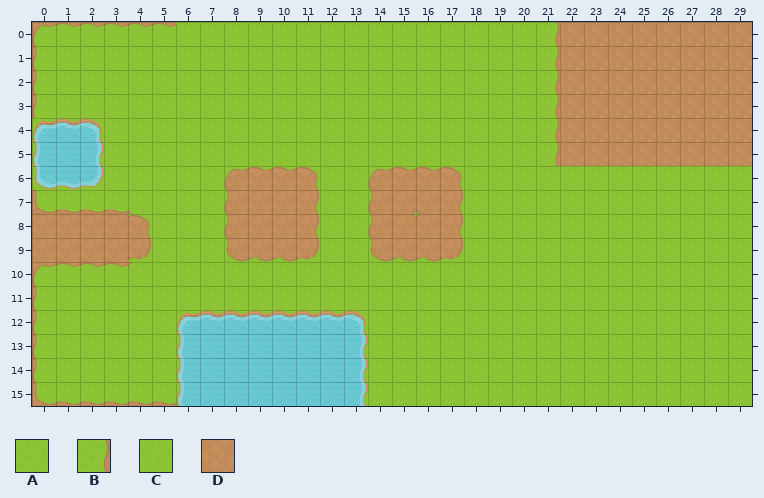
Tiled map -- Assets/map/map1.tmx. Above: the version before the commit.
Cells are 32x32 px. Shown: x 0..29, y 0..15.
Key: from "Main": A 21, B 22, C 43, D 145.
_ is an empty cell.
Layer "Tile Layer 1" before, first column x 18:
0 AAABDDDDDDDD
1 CCABDDDDDDDD
2 CCABDDDDDDDD
3 CCABDDDDDDDD
4 CCCBDDDDDDDD
5 CCCBDDDDDDDD
6 CCCCCCCCCCCC
7 CCCCCCCCCCCC
After:
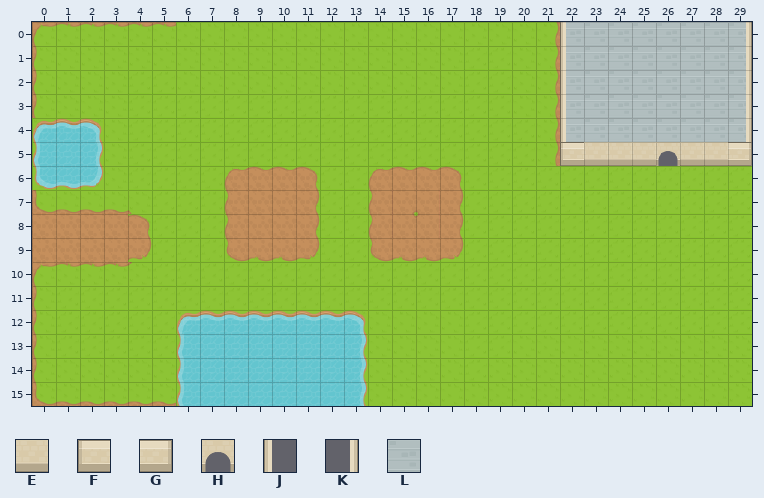
Further tiles: from "Main": E 60, F 81, G 83, H 105, J 107, K 108, L 110.
Tiles of an added or newly shown layer are drawn over the layers below it.
Edits made:
{"where": "layer \"Tile Layer 1\""}
{"y":0,"x":22,"old":"DDDDDDDD","new":"LLLLLLLL"}
{"y":1,"x":22,"old":"DDDDDDDD","new":"LLLLLLLL"}
{"y":2,"x":22,"old":"DDDDDDDD","new":"LLLLLLLL"}
{"y":3,"x":22,"old":"DDDDDDDD","new":"LLLLLLLL"}
{"y":4,"x":22,"old":"DDDDDDDD","new":"LLLLLLLL"}
{"y":5,"x":22,"old":"DDDDDDDD","new":"FEEEHEEG"}
{"where": "layer \"Tile Layer 2\" (added)"}
{"y":0,"x":22,"old":"_","new":"J"}
{"y":0,"x":29,"old":"_","new":"K"}
{"y":1,"x":22,"old":"_","new":"J"}
{"y":1,"x":29,"old":"_","new":"K"}
{"y":2,"x":22,"old":"_","new":"J"}
{"y":2,"x":29,"old":"_","new":"K"}
{"y":3,"x":22,"old":"_","new":"J"}
{"y":3,"x":29,"old":"_","new":"K"}
{"y":4,"x":22,"old":"_","new":"J"}
{"y":4,"x":29,"old":"_","new":"K"}
